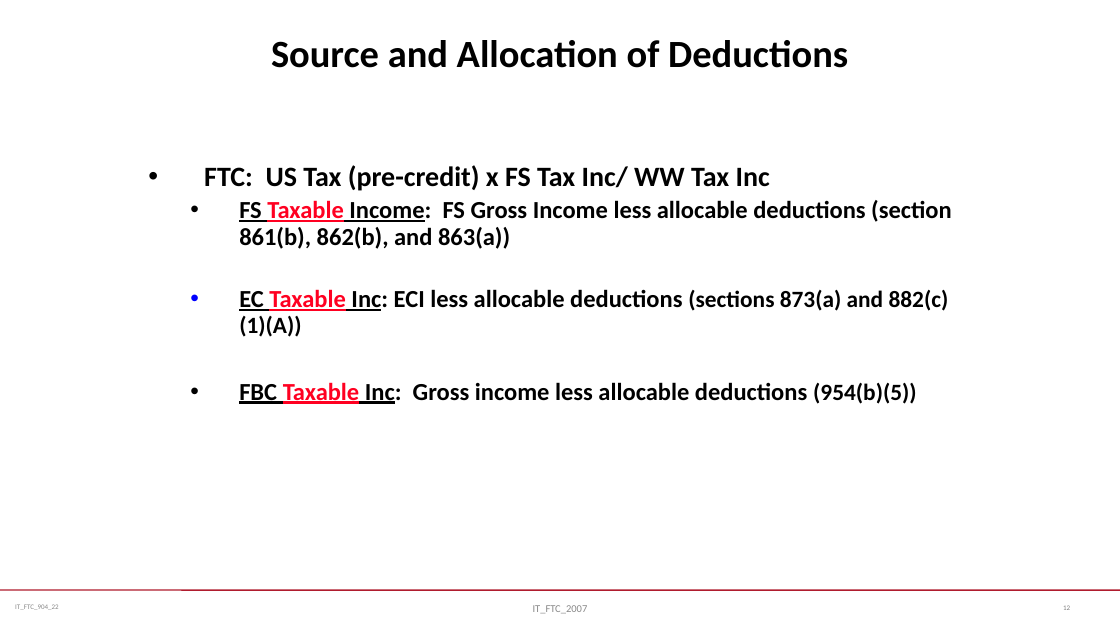
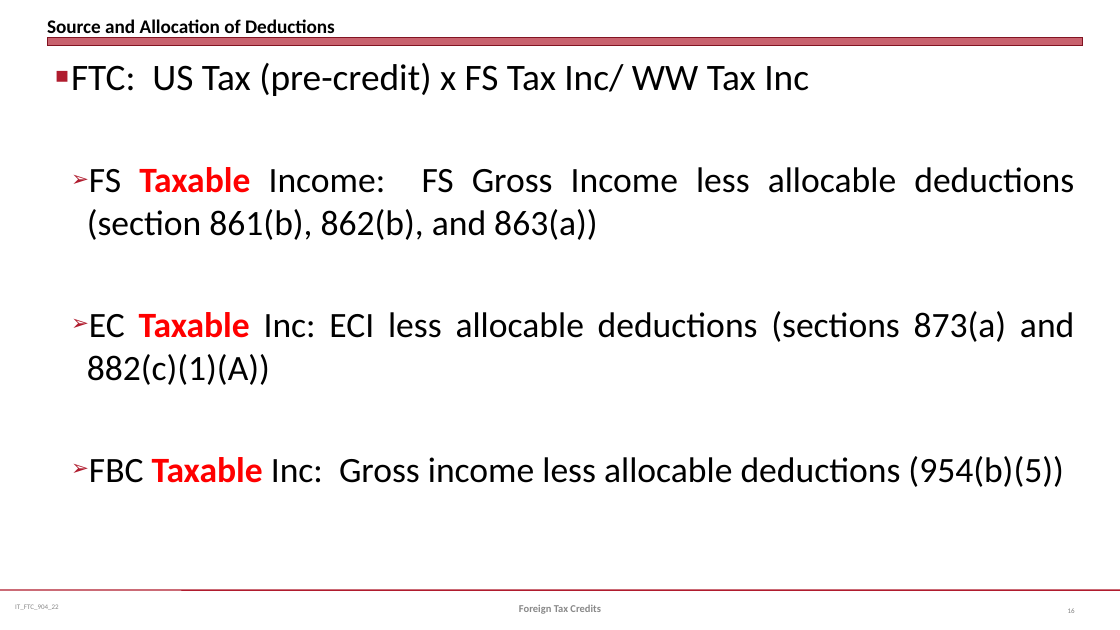
Before and after one commit to jmc877/International-Tax, a slide deck: slide 16 of slides/IT_FTC_904_22.pptx (slide 12 before the commit). Drawn at 1120x630 pixels with LibreOffice and Linux fonts; fonts in the diff are those of the drawing. Boxes give left, top, right and bottom in pixels: in the first picture for what was removed or moved away, otherwise in the second. Text is boxed around its words. In the diff, an @@ line names an element or a change of style, - is before the commit and + after.

```diff
--- a/slides/IT_FTC_904_22.pptx
+++ b/slides/IT_FTC_904_22.pptx
@@ title "Source and Allocation of Deductions": place and size @@
-title "Source and Allocation of Deductions" at (271, 40, 848, 68)
+title "Source and Allocation of Deductions" at (47, 19, 335, 38)
@@ title "Source and Allocation of Deductions" at (47, 19, 335, 38): size 33 to 16.5 pt; alignment centre to left; vertical alignment top to bottom @@
@@ text "FTC: US Tax (pre-credit) x ...": place and size @@
-text "FTC: US Tax (pre-credit) x ..." at (204, 165, 952, 404)
+text "FTC: US Tax (pre-credit) x ..." at (71, 63, 1074, 487)
@@ text "FTC: US Tax (pre-credit) x ..." at (71, 63, 1074, 487): size 24 to 32 pt in "FTC: US Tax (pre-credit) x FS Tax ..."; bold off; size 21 to 30.5 pt in "FS Taxable Income: FS Gross Income less ...", "EC Taxable Inc: ECI less allocable deductions", "FBC Taxable Inc: Gross income less allocable ..."; text colour #FF0021 to #FF0000 in "Taxable", "Taxable", "Taxable"; underline off in "FS Taxable Income:", "EC Taxable Inc:", "FBC Taxable Inc:"; size 20 to 30.5 pt in "(sections 873(a) and 882(c)(1)(A))", "(954(b)(5))"; alignment left to justified; bullet • to ■; line spacing 0.9 to 1; more space between paragraphs; bullet • to ➢; bullet colour #0000FF to #B01C2E @@
@@ rectangle added at (47, 38, 1083, 46), fill #B01C2E at 69% opacity, outline #821522 0 pt @@
@@ text at (519, 605, 601, 614): text changed; bold on @@
-IT_FTC_2007
+Foreign Tax Credits
@@ page number removed at (1063, 605, 1070, 610) @@
-12
@@ page number added at (1068, 608, 1075, 613), 6 pt, text #808080 @@
+16
```
Also in this commit, not shown: 8 other slides changed, 5 slides added, 1 slide removed, 4 other files.
